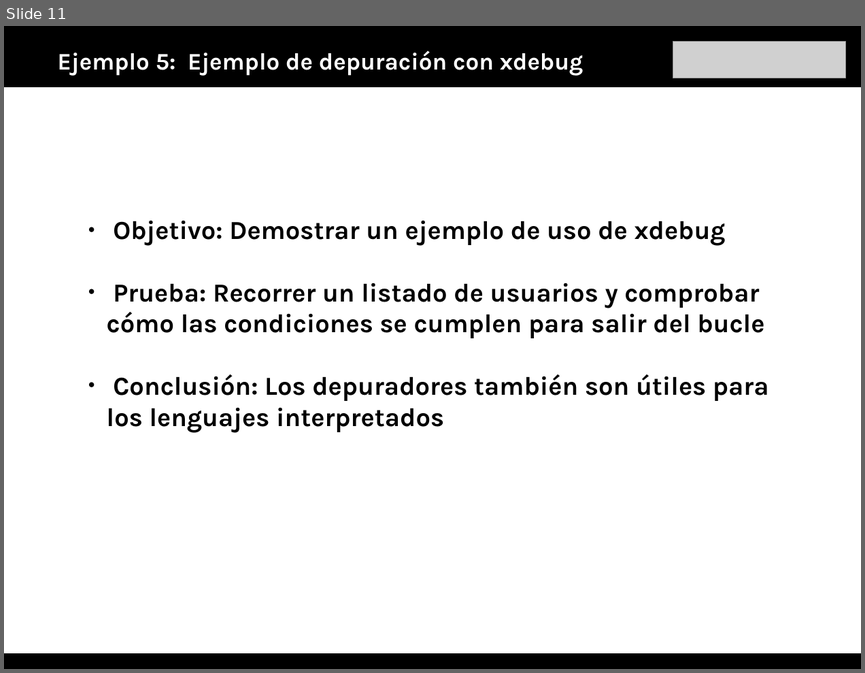
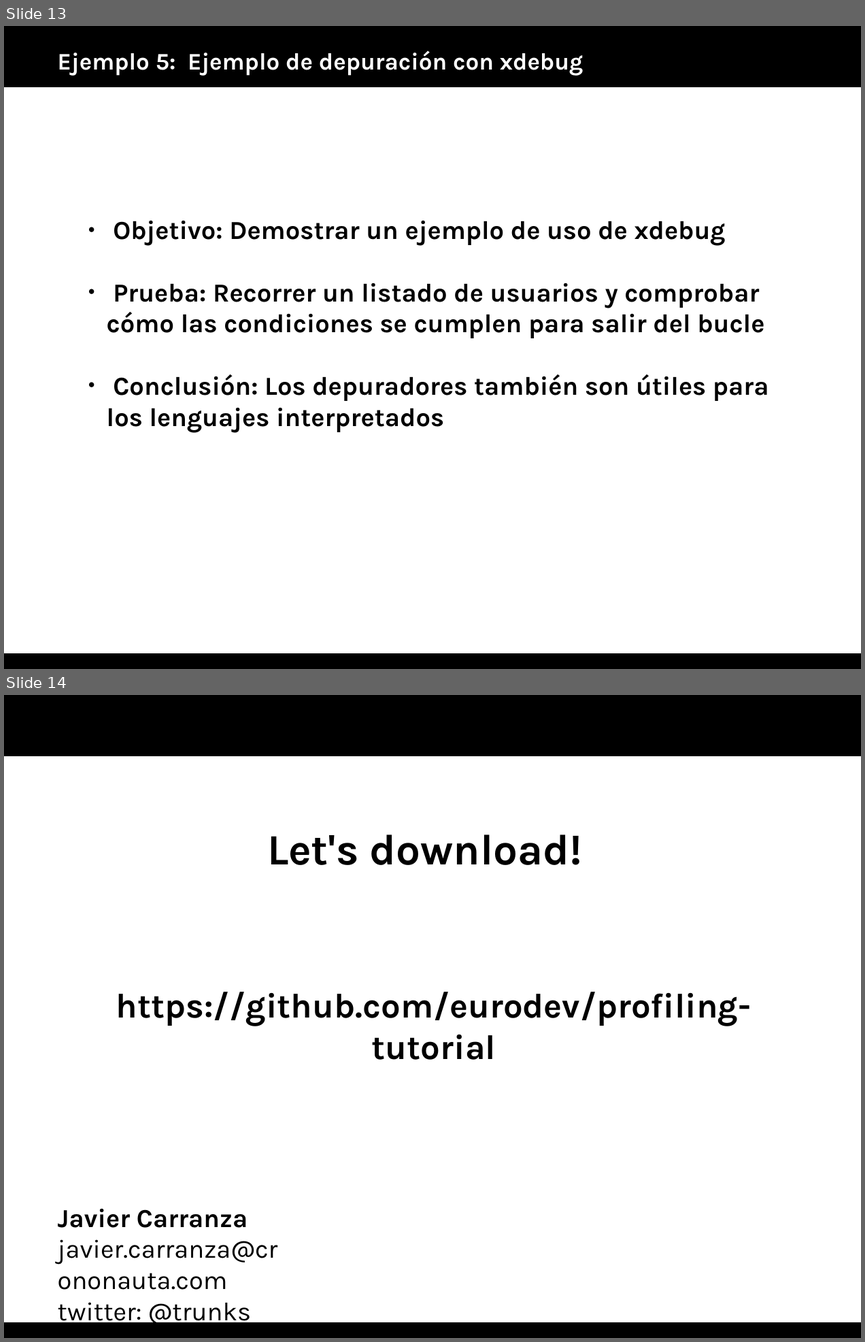
Before and after one commit to cronotrunks/profiling-tutorial, a slide deck: slides/betabeers-profiling.odp. Shown one above the other, each under a label of ours: slide 11 before the commit, slides 13 and 14 after it. The pictures are 865x673 and 865x1342 pixels, drawn with LibreOffice and Linux fonts; fonts in the diff are those of the drawing; grey boxes stand for pictures; background and template pictures are left out. Boxes give left, top, right and bottom in pixels: in the first picture for what was removed or moved away, otherwise in the second. Text is boxed around its words. In the diff, an @@ line names an element or a change of style, - is before the commit and + after.

```diff
--- a/slides/betabeers-profiling.odp
+++ b/slides/betabeers-profiling.odp
@@ slide 14 added at [4,695,861,1338], background #FFFFFF; not listed: 2 template elements that a slide beside it also shows @@
@@ text added at [267,834,582,865], 40 pt, text #000000, bold @@
+Let's download!
@@ text added at [116,991,751,1059], 32 pt, text #000000, bold @@
+https://github.com/eurodev/profiling-tutorial
@@ text added at [58,1208,278,1327], 24 pt, text #000000 @@
+Javier Carranza
+javier.carranza@crononauta.com
+twitter: @trunks
@@ what was slide 11 is now slide 13 @@
@@ slide 13 changed as well @@
@@ picture removed at [673,42,846,78] @@
```
Also in this commit, not shown: 11 other slides changed, 2 other slides added, 1 other file.
